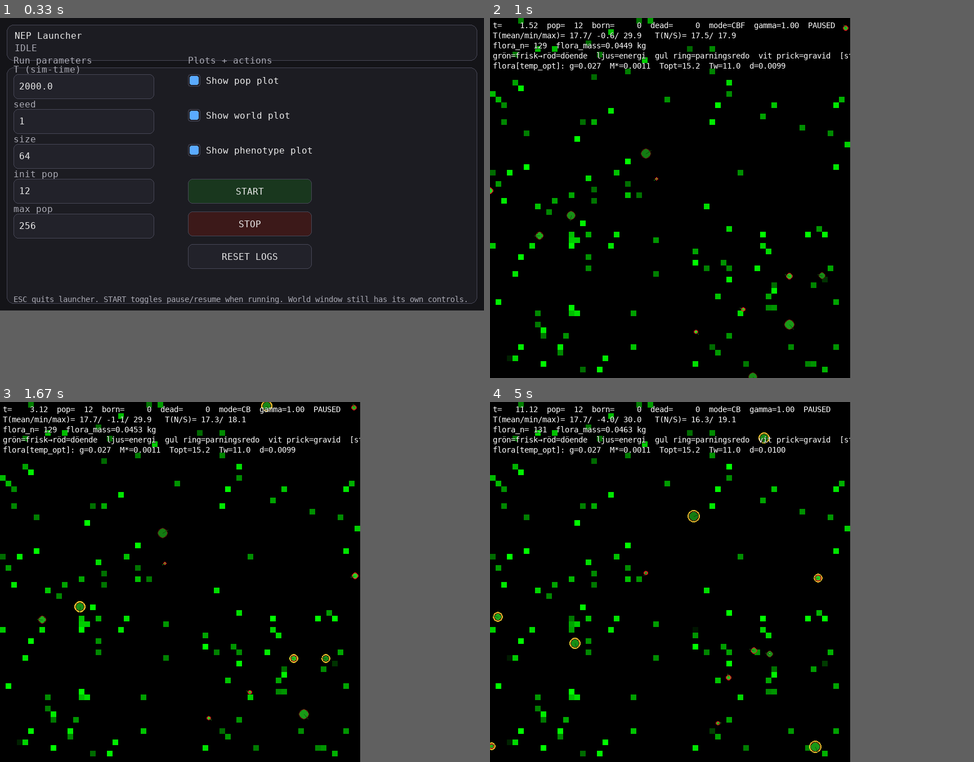
Above: before the commit, frames 1-4 (two rows, left to right).
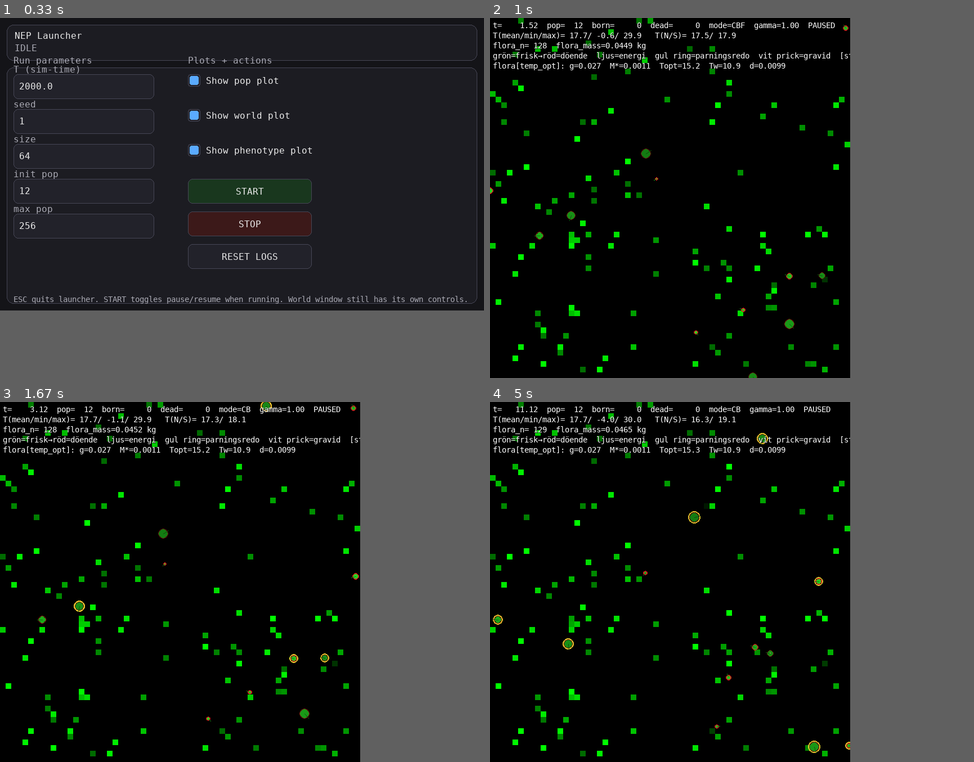
Above: after the commit, the same moments.

Repository: JoakimStorck/nep-process
Game: pygame game, started from nep_gui_launcher.py
The game is run twice, just before and just after one commit, with the same random seed, the same clock (stepped at 60 frames per second) and the same inputs.
Inputs:
- Up to frame 1 (0.33 s): no input
- Up to frame 2 (1 s): click "START" at 0.38 s; tap Space at 0.67 s
- Up to frame 3 (1.67 s): tap 1 at 1 s
- Up to frame 4 (5 s): no input

Frame 1 is identical in both runs. In frame 2, less than 0.1% of the frame differs, in the area x 3-63%, y 6-96%; in frame 3, 0.2%; in frame 4, 0.6%, in the area x 0-75%, y 6-98%.

Commit message:
Fas 4, delvis genomfört.

Diff:
--- a/agent.py
+++ b/agent.py
@@ -4,7 +4,7 @@
 
 import math, random
 from dataclasses import dataclass, field, replace
-from typing import Iterable, Optional, Tuple
+from typing import ClassVar, Iterable, Optional, Tuple
 
 import numpy as np
 
@@ -1534,6 +1534,31 @@
 
         return 0.0, 0.0, 0.0, -1, -1, 0
 
+
+
+@dataclass
+class ActionPlan:
+    turn: float
+    thrust: float
+    allow_move: float
+    allow_eat: float
+    explore_drive: float
+    B0: float
+    C0: float
+    Tloc: float
+
+
+@dataclass
+class BodyStepInput:
+    speed: float
+    activity: float
+    food_bio_kg: float
+    food_carcass_kg: float
+    E_move: float
+    Tloc: float
+    B0: float
+    C0: float
+
 # -------------------------
 # Agent
 # -------------------------
@@ -1893,10 +1918,6 @@
     # ------------------------------
     # apply_outputs: Helpers
     # ------------------------------
-    def _update_agent_clocks(self, dt: float) -> None:
-        self.age_s += float(dt)
-        self.repro_cd_s = max(0.0, float(self.repro_cd_s) - float(dt))
-
 
     def _split_recurrent_output(self, y: np.ndarray) -> np.ndarray:
         _h_dim = int(self._h.shape[0])
@@ -2211,33 +2232,32 @@
         ate = 1.0 if (allow_eat > 0.20 and (food_bio_kg + food_carcass_kg) > 0.0) else 0.0
         return 0.03 + 0.45 * speed_n + 0.10 * ate
 
-    def apply_outputs(
+
+    def plan_actions(
         self,
         world: World,
         ctx: StepCtx,
         y: np.ndarray,
         B0: float,
         C0: float,
-    ) -> Tuple[float, float]:
-        if not self.body.alive:
-            return 0.0, 0.0
-
-        dt = float(ctx.dt)
-
-        # ---------------------------------------------------------
-        # 0) Clocks + recurrent state
-        # ---------------------------------------------------------
-        self._update_agent_clocks(dt)
+    ) -> ActionPlan:
+        """
+        Planeringsdel av gamla apply_outputs():
+          - tolka policy-output
+          - lokala reflexer/social steering
+          - food steering
+
+        Ingen state-exekvering här:
+          - ingen rörelse
+          - ingen feeding
+          - ingen body.step()
+
+        Returnerar ett litet beslutspaket som move_system senare verkställer.
+        """
         y = self._split_recurrent_output(y)
 
-        # ---------------------------------------------------------
-        # 1) Decode policy outputs
-        # ---------------------------------------------------------
         turn, thrust, allow_move, allow_eat, explore_drive = self._decode_action_outputs(y)
 
-        # ---------------------------------------------------------
-        # 2) Local context + detected local target
-        # ---------------------------------------------------------
         Tloc = float(world.temperature_at(self.x, self.y)) if hasattr(world, "temperature_at") else 0.0
 
         soc = float(getattr(self.pheno, "sociability", 0.0))
@@ -2263,9 +2283,6 @@
             in_mating_mode,
         )
 
-        # ---------------------------------------------------------
-        # 3) Reflexive drives
-        # ---------------------------------------------------------
         turn, thrust, explore_drive, flee_state, hunt_state = self._apply_reflex_drives(
             turn=turn,
             thrust=thrust,
@@ -2283,9 +2300,6 @@
             best_mate=best_mate,
         )
 
-        # ---------------------------------------------------------
-        # 4) Food steering
-        # ---------------------------------------------------------
         turn, thrust, explore_drive = self._apply_food_steering(
             ctx=ctx,
             turn=turn,
@@ -2296,55 +2310,64 @@
             C0=C0,
         )
 
-        # ---------------------------------------------------------
-        # 5) Motion integration
-        # ---------------------------------------------------------
+        return ActionPlan(
+            turn=float(turn),
+            thrust=float(thrust),
+            allow_move=float(allow_move),
+            allow_eat=float(allow_eat),
+            explore_drive=float(explore_drive),
+            B0=float(B0),
+            C0=float(C0),
+            Tloc=float(Tloc),
+        )
+
+    def execute_action_plan(
+        self,
+        world: World,
+        ctx: StepCtx,
+        plan: ActionPlan,
+    ) -> BodyStepInput:
+        """
+        Exekveringsdel av action plan:
+          - rörelse
+          - feeding
+          - activity proxy
+
+        Returnerar ett explicit underlag för body_system.
+        """
+        dt = float(ctx.dt)
+
         speed, E_move = self._integrate_motion(
             ctx=ctx,
-            turn=turn,
-            thrust=thrust,
-            allow_move=allow_move,
-            explore_drive=explore_drive,
+            turn=float(plan.turn),
+            thrust=float(plan.thrust),
+            allow_move=float(plan.allow_move),
+            explore_drive=float(plan.explore_drive),
         )
 
-        # ---------------------------------------------------------
-        # 6) Feeding
-        # ---------------------------------------------------------
         food_bio_kg, food_carcass_kg = self._perform_feeding(
             world=world,
             dt=dt,
-            allow_eat=allow_eat,
+            allow_eat=float(plan.allow_eat),
         )
 
-        # ---------------------------------------------------------
-        # 7) Activity proxy + body dynamics
-        # ---------------------------------------------------------
         activity = self._activity_proxy(
             speed=speed,
-            allow_eat=allow_eat,
+            allow_eat=float(plan.allow_eat),
             food_bio_kg=food_bio_kg,
             food_carcass_kg=food_carcass_kg,
         )
 
-        self.body.step(
-            ctx,
-            speed=speed,
-            activity=activity,
-            food_bio_kg=food_bio_kg,
-            food_carcass_kg=food_carcass_kg,
-            pheno=self.pheno,
-            extra_drain=E_move,
-            T_env=Tloc,
-            age_s=self.age_s,
+        return BodyStepInput(
+            speed=float(speed),
+            activity=float(activity),
+            food_bio_kg=float(food_bio_kg),
+            food_carcass_kg=float(food_carcass_kg),
+            E_move=float(E_move),
+            Tloc=float(plan.Tloc),
+            B0=float(plan.B0),
+            C0=float(plan.C0),
         )
-
-        # ---------------------------------------------------------
-        # 8) Tracking
-        # ---------------------------------------------------------
-        self.last_B0 = float(B0)
-        self.last_C0 = float(C0)
-
-        return float(B0), float(C0)
 
     # --- reproduction hooks (Population uses these) ---
 
--- a/population.py
+++ b/population.py
@@ -1189,20 +1189,27 @@
 
         return float(dM_growth_flora), int(flora_established), float(flora_dispersed_mass)
 
-
-    def _step_agents_policy(self, ctx: "StepCtx") -> None:
-        """
-        Kör sensing + policy-forward + apply_outputs för alla levande agenter.
+    def _step_sense_system(
+        self,
+        ctx: "StepCtx",
+    ) -> tuple[list[Agent], np.ndarray, list[tuple[float, float]]]:
+        """
+        Kör sensing/input-byggande för alla levande agenter.
+
+        Returnerar:
+          - alive: levande agentobjekt i samma ordning som X/BC_list
+          - X: inputmatris till policy-näten
+          - BC_list: lokala (B0, C0)-värden per agent
         """
         alive: list[Agent] = [a for a in self.agents if a.body.alive]
         if not alive:
-            return
+            return [], np.zeros((0, 0), dtype=np.float32), []
 
         n = len(alive)
         in_dim = int(alive[0].genome.layer_sizes[0])
         X = np.empty((n, in_dim), dtype=np.float32)
 
-        BC_list: list[tuple[float, float]] = [None] * n  # type: ignore
+        BC_list: list[tuple[float, float]] = [(0.0, 0.0)] * n
 
         for i, a in enumerate(alive):
             x_in, B0, C0 = a.build_inputs(self.world, rng=self.rng)
@@ -1216,6 +1223,26 @@
             X[i] = x_in
             BC_list[i] = (float(B0), float(C0))
             self._emit_step_if_tracked(self.t, a, float(B0), float(C0))
+
+        return alive, X, BC_list
+
+    def _step_decision_system(
+        self,
+        ctx: "StepCtx",
+        alive: list[Agent],
+        X: np.ndarray,
+        BC_list: list[tuple[float, float]],
+    ) -> list:
+        """
+        Kör decision-systemet för de agenter som redan passerat sensing:
+
+          - policy-forward
+          - action planning
+
+        Returnerar en lista av (agent, plan)-tupler som move_system senare verkställer.
+        """
+        if not alive:
+            return []
 
         groups: dict[tuple, list[int]] = {}
         for i, a in enumerate(alive):
@@ -1239,10 +1266,88 @@
 
             Y[idxs_arr] = H
 
+        plans = []
         for i, a in enumerate(alive):
             B0, C0 = BC_list[i]
-            a.apply_outputs(self.world, ctx, Y[i], B0, C0)
-
+            plan = a.plan_actions(self.world, ctx, Y[i], B0, C0)
+            plans.append((a, plan))
+
+        return plans
+
+
+    def _step_move_system(
+        self,
+        ctx: "StepCtx",
+        plans: list,
+    ) -> list:
+        """
+        Verkställ rörelse och feeding för planerade agenter.
+
+        Returnerar explicita body_inputs som body_system senare använder.
+        """
+        if not plans:
+            return []
+
+        body_inputs = []
+
+        for a, plan in plans:
+            if not a.body.alive:
+                continue
+
+            body_in = a.execute_action_plan(self.world, ctx, plan)
+            body_inputs.append((a, body_in))
+
+        return body_inputs
+
+    def _step_body_system(
+        self,
+        ctx: "StepCtx",
+        body_inputs: list,
+    ) -> None:
+        """
+        Kör fysiologisk kroppsdynamik som eget pass efter move_system.
+
+        Detta håller fortfarande Body.step() intakt, men flyttar subsystemgränsen
+        ut ur move_system så att rörelse och fysiologi inte längre är samma pass.
+        """
+        if not body_inputs:
+            return
+
+        for a, body_in in body_inputs:
+            if not a.body.alive:
+                continue
+
+            a.body.step(
+                ctx,
+                speed=body_in.speed,
+                activity=body_in.activity,
+                food_bio_kg=body_in.food_bio_kg,
+                food_carcass_kg=body_in.food_carcass_kg,
+                pheno=a.pheno,
+                extra_drain=body_in.E_move,
+                T_env=body_in.Tloc,
+                age_s=a.age_s,
+            )
+
+            a.last_B0 = float(body_in.B0)
+            a.last_C0 = float(body_in.C0)
+
+    def _step_interaction_system(self, ctx: "StepCtx") -> None:
+        """
+        Hantera organism–organism-interaktioner efter movement/body:
+          - predation
+          - mating-initiering
+
+        Detta pass ska innehålla sådant som kräver att individerna redan har
+        uppdaterat position och kroppstillstånd för ticken, men ännu inte har
+        städats bort via death/birth-pass.
+        """
+        self._step_predation(ctx)
+
+        for a in self.agents:
+            if not a.body.alive:
+                continue
+            self._try_mating(a, ctx)
 
     def _step_predation(self, ctx: "StepCtx") -> None:
         """
@@ -1364,7 +1469,7 @@
 
     def _step_births(self, ctx: "StepCtx") -> int:
         """
-        Hantera födslar och parningsförsök.
+        Hantera enbart födslar från redan etablerad gestation.
         Returnerar antal födda denna tick.
         """
         births = 0
@@ -1383,15 +1488,33 @@
             child = self._try_birth(a, ctx)
             if child is not None:
                 children.append(child)
-                continue
-
-            self._try_mating(a, ctx)
 
         if children:
             self.agents.extend(children)
         births = len(children)
         return int(births)
 
+    def _step_metabolism_system(self, ctx: StepCtx) -> None:
+        """
+        Första explicita fas-4-passet för fauna.
+
+        Detta är ännu inte full metabolism enligt manifestet.
+        Vi börjar med de enklaste metabola klockorna som redan ligger på agentnivå:
+          - biologisk ålder
+          - reproduktions-cooldown
+
+        Den energiburna fysiologin ligger tills vidare kvar samlad i Body.step().
+        """
+        dt = float(ctx.dt)
+        if dt <= 0.0:
+            return
+
+        for a in self.agents:
+            if not a.body.alive:
+                continue
+
+            a.age_s += dt
+            a.repro_cd_s = max(0.0, float(a.repro_cd_s) - dt)
 
     def _step_sampling(self) -> None:
         """
@@ -1459,8 +1582,12 @@
 
         dM_growth_flora, flora_established, flora_dispersed_mass = self._step_world_and_flora()
 
-        self._step_agents_policy(ctx)
-        self._step_predation(ctx)
+        self._step_metabolism_system(ctx)
+        alive, X, BC_list = self._step_sense_system(ctx)
+        plans = self._step_decision_system(ctx, alive, X, BC_list)
+        body_inputs = self._step_move_system(ctx, plans)
+        self._step_body_system(ctx, body_inputs)
+        self._step_interaction_system(ctx)
 
         deaths = self._step_deaths()
         births = self._step_births(ctx)
--- a/profile_output.txt
+++ /dev/null
@@ -1,41 +0,0 @@
-Värmer upp tills populationen överstiger 100...
-
-Startar profilering: pop=100 agenter
-Profilering klar.
-
-         2700018 function calls in 1.255 seconds
-
-   Ordered by: internal time
-   List reduced from 227 to 30 due to restriction <30>
-
-   ncalls  tottime  percall  cumtime  percall filename:lineno(function)
-    10157    0.180    0.000    0.400    0.000 /home/joc/code/nep-process/agent.py:492(step)
-     3390    0.128    0.000    0.133    0.000 /home/joc/code/nep-process/world.py:482(_bilinear_many_BC)
-    10157    0.095    0.000    0.601    0.000 /home/joc/code/nep-process/agent.py:1492(apply_outputs)
-     3390    0.094    0.000    0.293    0.000 /home/joc/code/nep-process/agent.py:1121(sense)
-     3390    0.094    0.000    0.113    0.000 /home/joc/code/nep-process/agent.py:1212(see_agent_first_hit)
-   663882    0.072    0.000    0.072    0.000 {built-in method builtins.max}
-    20314    0.039    0.000    0.045    0.000 /home/joc/code/nep-process/world.py:323(_consume_bilinear_from)
-    27088    0.036    0.000    0.060    0.000 /home/joc/code/nep-process/agent.py:446(take_energy)
-      100    0.035    0.000    1.255    0.013 /home/joc/code/nep-process/population.py:389(step)
-    10157    0.030    0.000    0.074    0.000 /home/joc/code/nep-process/agent.py:347(step_pain_and_repair)
-    10157    0.028    0.000    0.523    0.000 /home/joc/code/nep-process/agent.py:1418(build_inputs)
-     6780    0.024    0.000    0.024    0.000 /home/joc/code/nep-process/agent.py:1036(_sat_u)
-     3390    0.022    0.000    0.077    0.000 /home/joc/code/nep-process/agent.py:1379(_build_obs)
-   124905    0.022    0.000    0.022    0.000 /home/joc/code/nep-process/agent.py:327(E_total)
-   162512    0.021    0.000    0.028    0.000 /home/joc/code/nep-process/agent.py:410(_finite)
-     7580    0.019    0.000    0.037    0.000 /home/joc/code/nep-process/.venv/lib/python3.12/site-packages/numpy/_core/_methods.py:115(_mean)
-    20526    0.019    0.000    0.019    0.000 {method 'reduce' of 'numpy.ufunc' objects}
-    32392    0.018    0.000    0.042    0.000 /home/joc/code/nep-process/agent.py:333(hunger)
-    57189    0.014    0.000    0.021    0.000 /home/joc/code/nep-process/agent.py:330(E_cap)
-   162023    0.013    0.000    0.013    0.000 {built-in method builtins.getattr}
-   104961    0.012    0.000    0.012    0.000 {built-in method builtins.min}
-   218728    0.011    0.000    0.011    0.000 /home/joc/code/nep-process/world.py:12(clamp)
-   234749    0.011    0.000    0.011    0.000 {built-in method math.isfinite}
-     7321    0.008    0.000    0.008    0.000 /home/joc/code/nep-process/.venv/lib/python3.12/site-packages/numpy/_core/_methods.py:96(_clip)
-    10157    0.008    0.000    0.056    0.000 /home/joc/code/nep-process/world.py:388(consume_food)
-    10157    0.008    0.000    0.009    0.000 /home/joc/code/nep-process/world.py:176(temperature_at)
-     7580    0.007    0.000    0.007    0.000 /home/joc/code/nep-process/.venv/lib/python3.12/site-packages/numpy/_core/_methods.py:73(_count_reduce_items)
-      800    0.007    0.000    0.007    0.000 {method 'partition' of 'numpy.ndarray' objects}
-    10157    0.006    0.000    0.006    0.000 /home/joc/code/nep-process/agent.py:385(step_aging)
-    20314    0.006    0.000    0.007    0.000 /home/joc/code/nep-process/agent.py:338(weakness)
